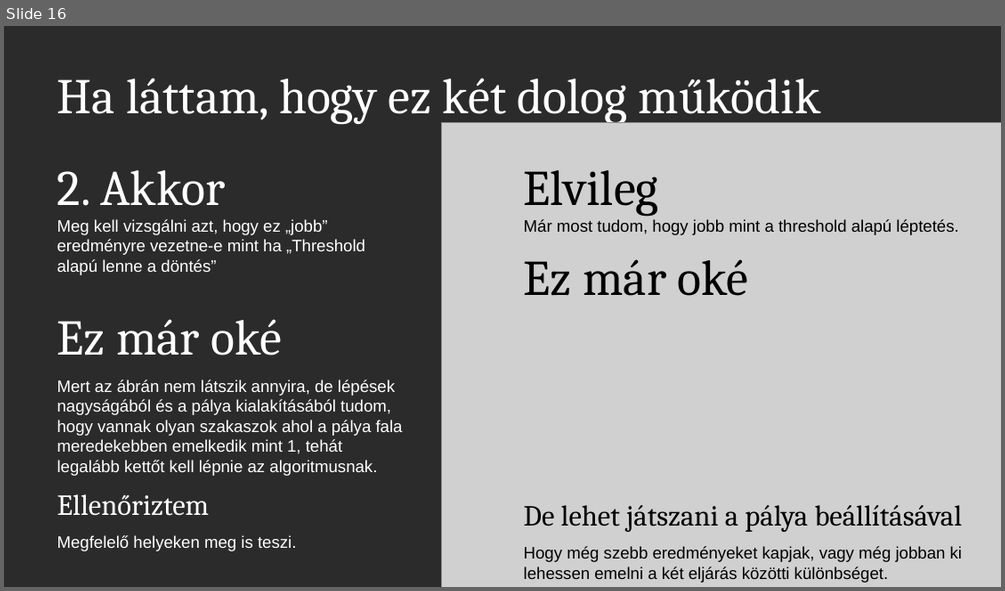
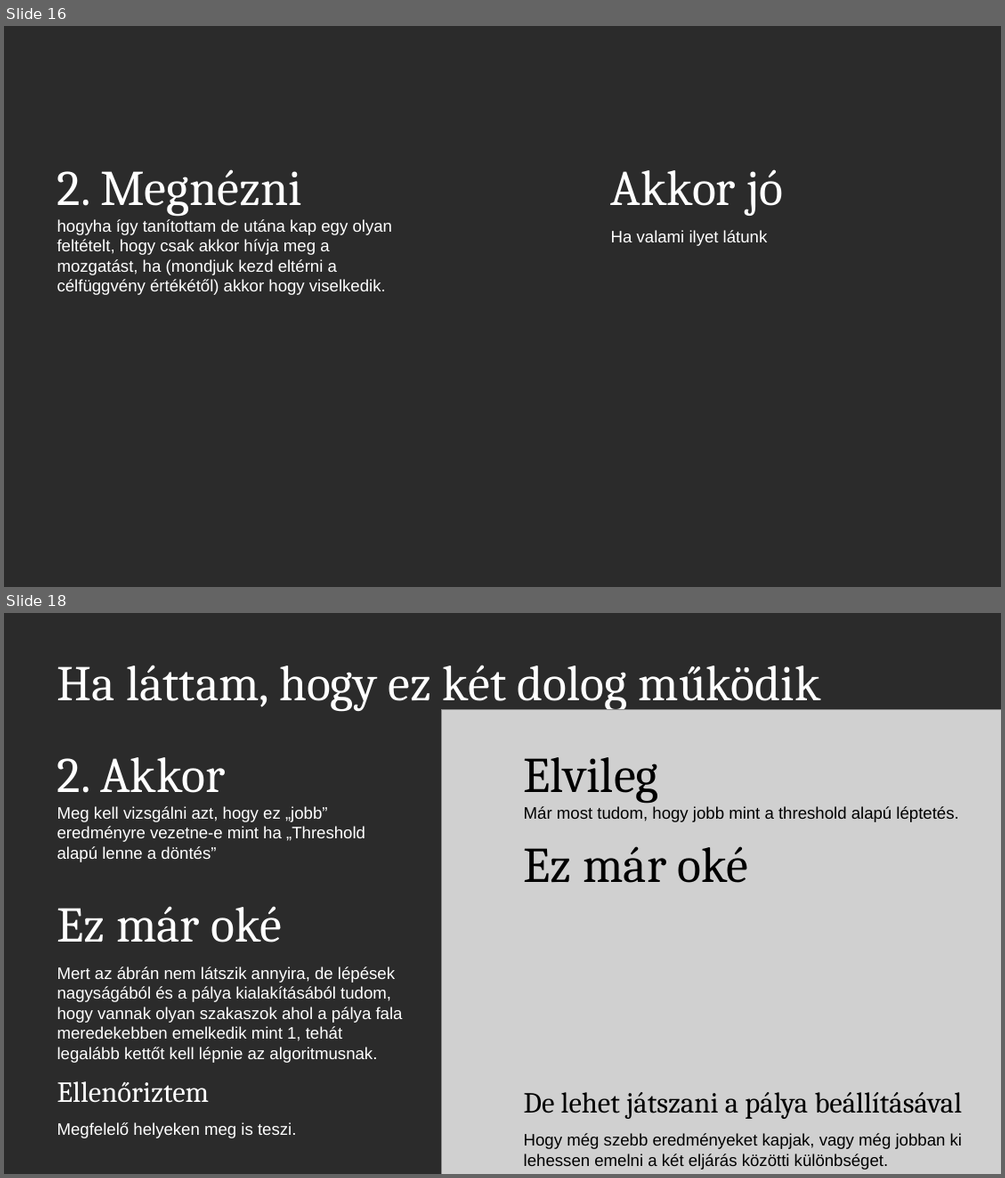
Before and after one commit to JoDeMiro/TMP, a slide deck: Results/PhD-Results.pptx. Shown one above the other, each under a label of ours: slide 16 before the commit, slides 16 and 18 after it; the slides between them are not shown. The pictures are 1005x591 and 1005x1178 pixels, drawn with LibreOffice and Linux fonts; fonts in the diff are those of the drawing; grey boxes stand for pictures; background and template pictures are left out; a plain dark background stands for a picture behind light text. Boxes give left, top, right and bottom in pixels: in the first picture for what was removed or moved away, otherwise in the second. Text is boxed around its words. In the diff, an @@ line names an element or a change of style, - is before the commit and + after.

```diff
--- a/Results/PhD-Results.pptx
+++ b/Results/PhD-Results.pptx
@@ slide 16 added at (x1=4, y1=26, x2=1001, y2=587), background picture (left out) @@
@@ text added at (x1=57, y1=169, x2=393, y2=295), 16 pt, text #FFFFFF @@
+2. Megnézni
+hogyha így tanítottam de utána kap egy olyan feltételt, hogy csak akkor hívja meg a mozgatást, ha (mondjuk kezd eltérni a célfüggvény értékétől) akkor hogy viselkedik.
@@ text added at (x1=611, y1=169, x2=783, y2=246), 16 pt, text #FFFFFF @@
+Akkor jó
+Ha valami ilyet látunk
@@ what was slide 16 is now slide 18 @@
```
Also in this commit, not shown: 1 other slide added, 4 other files.
